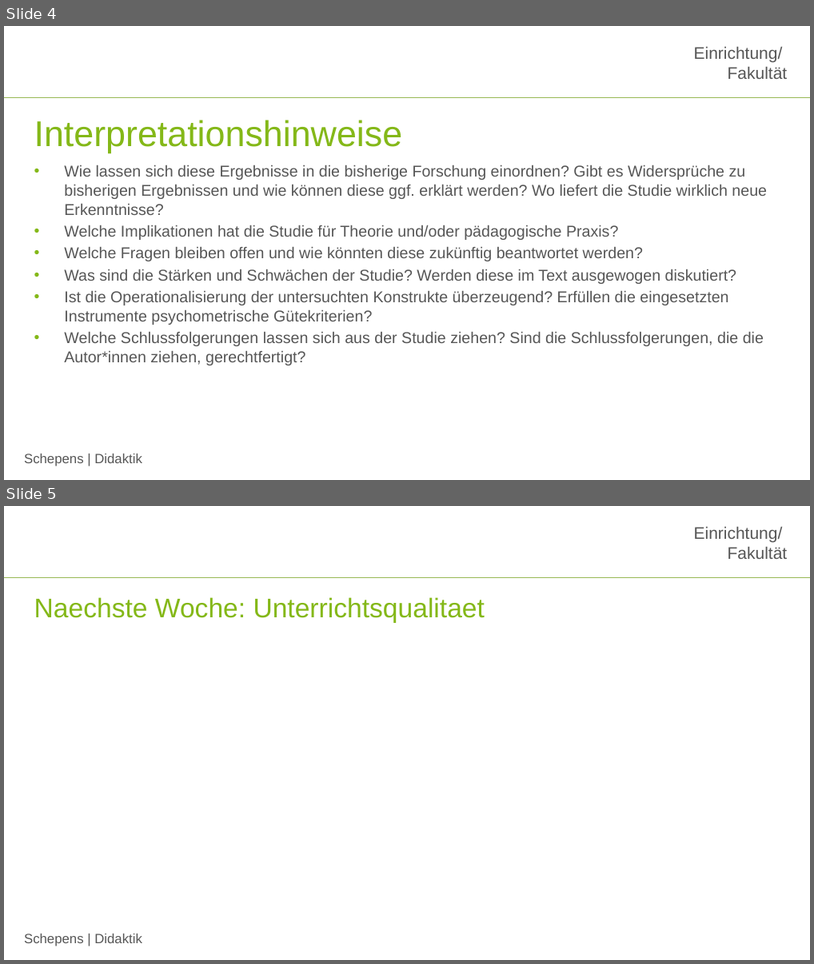
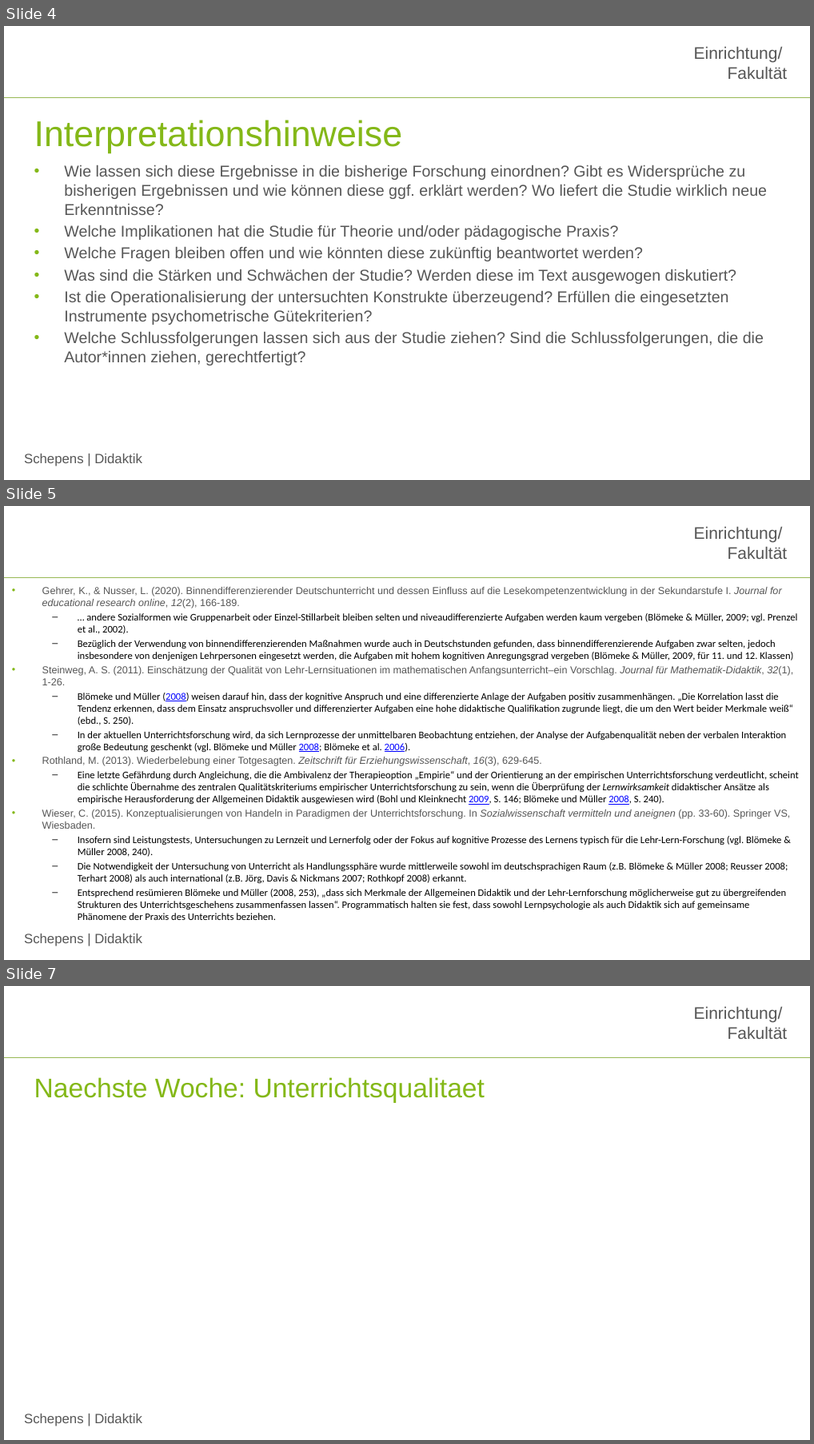
Before and after one commit to jobschepens/didakt22, a slide deck: folien/week13.pptx. Shown one above the other, each under a label of ours: slides 4 and 5 before the commit, slides 4, 5 and 7 after it; the slides between them are not shown. The pictures are 814x964 and 814x1444 pixels, drawn with LibreOffice and Linux fonts; fonts in the diff are those of the drawing; background and template pictures are left out. Boxes give left, top, right and bottom in pixels: in the first picture for what was removed or moved away, otherwise in the second. Text is boxed around its words. In the diff, an @@ line names an element or a change of style, - is before the commit and + after.

Commit message:
w13

```diff
--- a/folien/week13.pptx
+++ b/folien/week13.pptx
@@ slide 5 added at (4, 506, 810, 960), background #FFFFFF; not listed: 3 template elements that a slide beside it also shows @@
@@ text added at (42, 587, 799, 920), 9 pt, text #000000 @@
+• Gehrer, K., & Nusser, L. (2020). Binnendifferenzierender Deutschunterricht und dessen Einfluss auf die Lesekompetenzentwicklung in der Sekundarstufe I. Journal for educational research online, 12(2), 166-189.
+  – … andere Sozialformen wie Gruppenarbeit oder Einzel-Stillarbeit bleiben selten und niveaudifferenzierte Aufgaben werden kaum vergeben (Blömeke & Müller, 2009; vgl. Prenzel et al., 2002).
+  – Bezüglich der Verwendung von binnendifferenzierenden Maßnahmen wurde auch in Deutschstunden gefunden, dass binnendifferenzierende Aufgaben zwar selten, jedoch insbesondere von denjenigen Lehrpersonen eingesetzt werden, die Aufgaben mit hohem kognitiven Anregungsgrad vergeben (Blömeke & Müller, 2009, für 11. und 12. Klassen)
+• Steinweg, A. S. (2011). Einschätzung der Qualität von Lehr-Lernsituationen im mathematischen Anfangsunterricht–ein Vorschlag. Journal für Mathematik-Didaktik, 32(1), 1-26.
+  – Blömeke und Müller (2008) weisen darauf hin, dass der kognitive Anspruch und eine differenzierte Anlage der Aufgaben positiv zusammenhängen. „Die Korrelation lasst die Tendenz erkennen, dass dem Einsatz anspruchsvoller und differenzierter Aufgaben eine hohe didaktische Qualifikation zugrunde liegt, die um den Wert beider Merkmale weiß“ (ebd., S. 250).
+  – In der aktuellen Unterrichtsforschung wird, da sich Lernprozesse der unmittelbaren Beobachtung entziehen, der Analyse der Aufgabenqualität neben der verbalen Interaktion große Bedeutung geschenkt (vgl. Blömeke und Müller 2008; Blömeke et al. 2006).
+• Rothland, M. (2013). Wiederbelebung einer Totgesagten. Zeitschrift für Erziehungswissenschaft, 16(3), 629-645.
+  – Eine letzte Gefährdung durch Angleichung, die die Ambivalenz der Therapieoption „Empirie“ und der Orientierung an der empirischen Unterrichtsforschung verdeutlicht, scheint die schlichte Übernahme des zentralen Qualitätskriteriums empirischer Unterrichtsforschung zu sein, wenn die Überprüfung der Lernwirksamkeit didaktischer Ansätze als empirische Herausforderung der Allgemeinen Didaktik ausgewiesen wird (Bohl und Kleinknecht 2009, S. 146; Blömeke und Müller 2008, S. 240).
+• Wieser, C. (2015). Konzeptualisierungen von Handeln in Paradigmen der Unterrichtsforschung. In Sozialwissenschaft vermitteln und aneignen (pp. 33-60). Springer VS, Wiesbaden.
+  – Insofern sind Leistungstests, Untersuchungen zu Lernzeit und Lernerfolg oder der Fokus auf kognitive Prozesse des Lernens typisch für die Lehr-Lern-Forschung (vgl. Blömeke & Müller 2008, 240).
+  – Die Notwendigkeit der Untersuchung von Unterricht als Handlungssphäre wurde mittlerweile sowohl im deutschsprachigen Raum (z.B. Blömeke & Müller 2008; Reusser 2008; Terhart 2008) als auch international (z.B. Jörg, Davis & Nickmans 2007; Rothkopf 2008) erkannt.
+  – Entsprechend resümieren Blömeke und Müller (2008, 253), „dass sich Merkmale der Allgemeinen Didaktik und der Lehr-Lernforschung möglicherweise gut zu übergreifenden Strukturen des Unterrichtsgeschehens zusammenfassen lassen“. Programmatisch halten sie fest, dass sowohl Lernpsychologie als auch Didaktik sich auf gemeinsame Phänomene der Praxis des Unterrichts beziehen.
@@ what was slide 5 is now slide 7 @@
```
Also in this commit, not shown: 1 other slide added.
